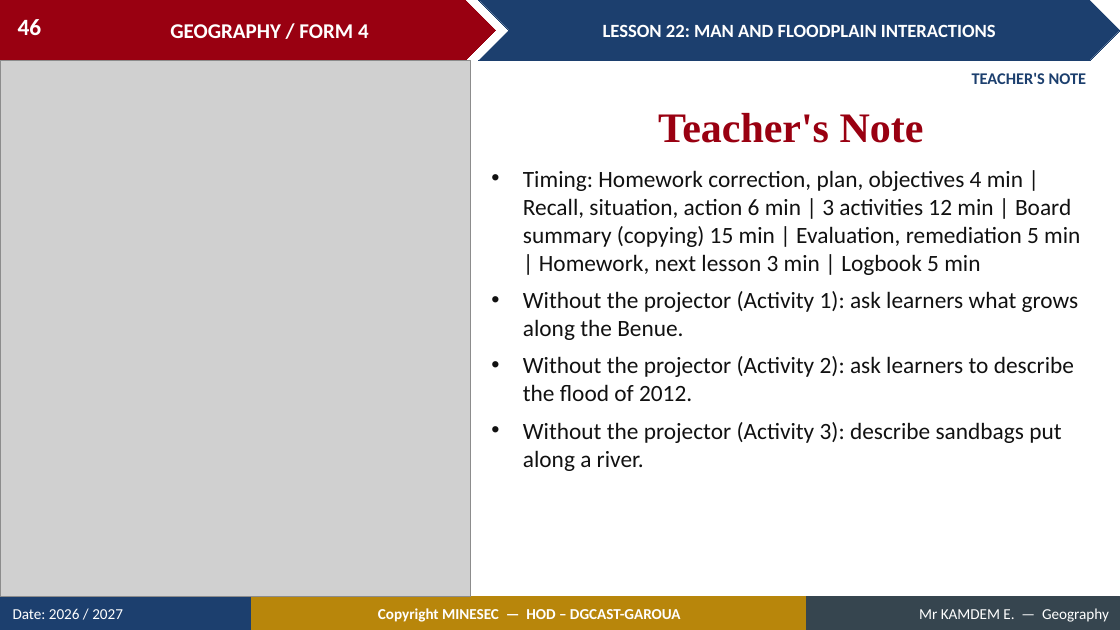
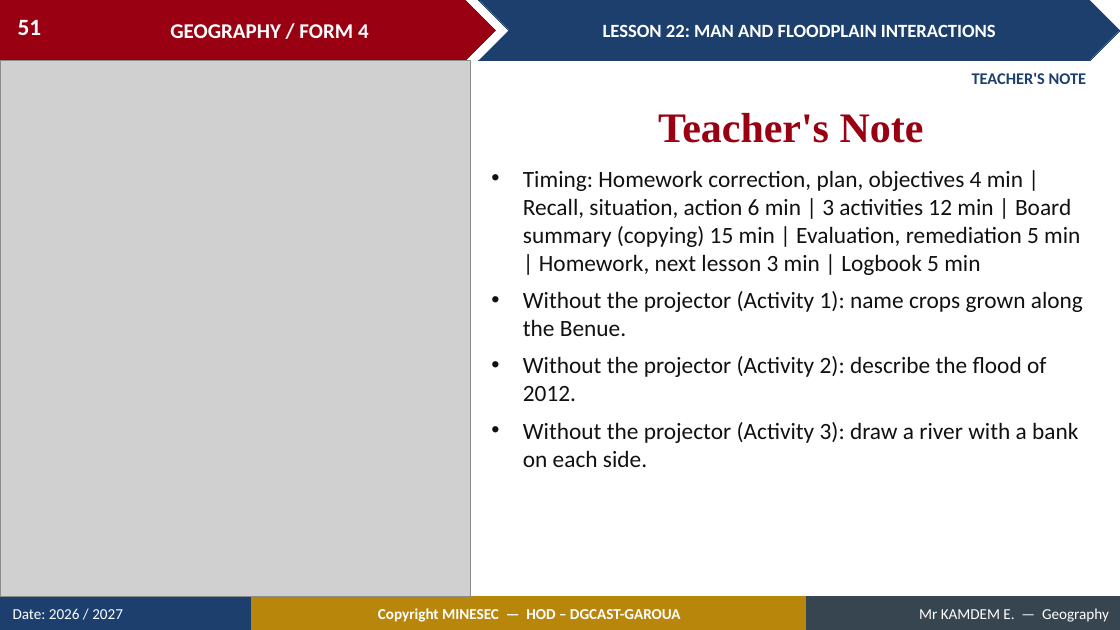
Before and after one commit to Berthautk/linea-github, a slide deck: slide 51 of lecons/F3/26_FORM4_LESSON22_Man_and_Floodplain_Interactions.pptx (slide 46 before the commit). Drawn at 1120x630 pixels with LibreOffice and Linux fonts; fonts in the diff are those of the drawing; grey boxes stand for pictures. Boxes give left, top, right and bottom in pixels: in the first picture for what was removed or moved away, otherwise in the second. Text is boxed around its words. In the diff, an @@ line names an element or a change of style, - is before the commit and + after.

```diff
--- a/lecons/F3/26_FORM4_LESSON22_Man_and_Floodplain_Interactions.pptx
+++ b/lecons/F3/26_FORM4_LESSON22_Man_and_Floodplain_Interactions.pptx
@@ page number at (18, 20, 42, 35): text changed @@
-46
+51
@@ text at (523, 291, 1083, 467): text changed @@
-• Without the projector (Activity 1): ask learners what grows along the Benue.
-• Without the projector (Activity 2): ask learners to describe the flood of 2012.
-• Without the projector (Activity 3): describe sandbags put along a river.
+• Without the projector (Activity 1): name crops grown along the Benue.
+• Without the projector (Activity 2): describe the flood of 2012.
+• Without the projector (Activity 3): draw a river with a bank on each side.
```
Also in this commit, not shown: 21 other slides changed, 6 slides added, 1 slide removed, 11 other files.
